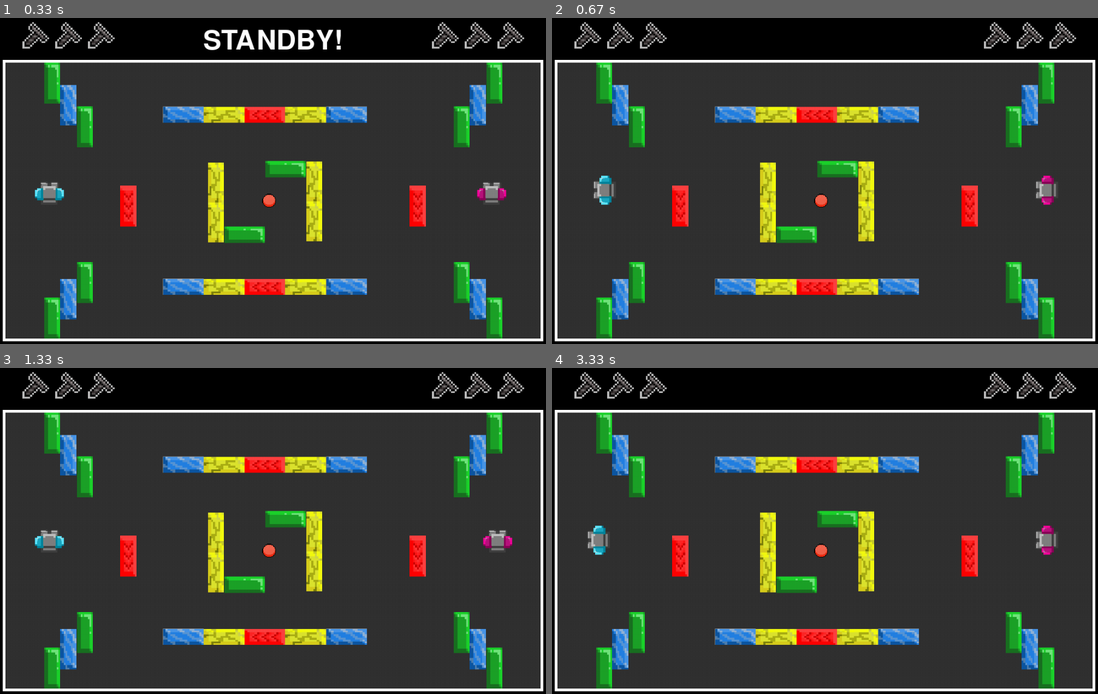
Above: before the commit, frames 1-4 (two rows, left to right).
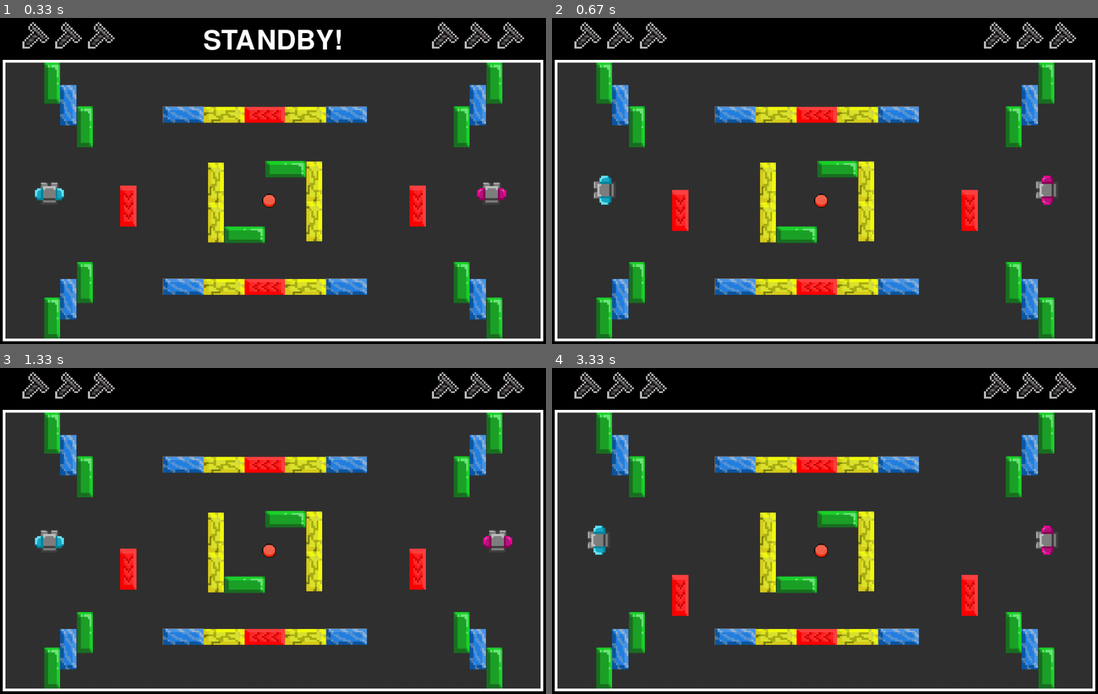
Above: after the commit, the same moments.

Repository: klissiadev/dodgebot_pygame
Game: pygame game, started from dodgebots-pygame.py
The game is run twice, just before and just after one commit, with the same random seed, the same clock (stepped at 60 frames per second) and the same inputs.
Inputs:
- Up to frame 1 (0.33 s): no input
- Up to frame 2 (0.67 s): tap Space at 0.33 s
- Up to frame 3 (1.33 s): hold Right 0.67-1.13 s; tap Space at 0.73, 1.03, 1.23 s; hold Up from 1.17 s (still down); hold W from 1.17 s (still down)
- Up to frame 4 (3.33 s): release Up at 1.47 s; release W at 1.47 s; hold Right 1.5-1.97 s; hold D 1.5-1.97 s; tap Space at 1.57, 1.87, 2.07, 2.37, 2.63, 2.97, 3.27 s; hold Left 2-2.53 s; hold A 2-2.53 s; hold Down 2.57-2.87 s; hold S 2.57-2.87 s; hold Left 2.9-3.3 s; hold A 2.9-3.3 s

Frame 1 is identical in both runs. In frame 2, 0.5% of the frame differs, in the area x 22-78%, y 51-66%; in frame 3, 0.7%; in frame 4, 1.5%, in the area x 22-78%, y 51-77%.

Commit message:
Ball bug fix and Chaotic block movement added

Diff:
--- a/dodgebots-pygame.py
+++ b/dodgebots-pygame.py
@@ -67,6 +67,16 @@
         self.x += self.speed_x
         self.y += self.speed_y
         self.rect.topleft = (self.x, self.y)
+
+        if self.x + BALL_WIDTH < BORDER_THICKNESS or self.x > FIELD_WIDTH or self.y + BALL_HEIGHT < SCREEN_HEIGHT - FIELD_HEIGHT or self.y  > SCREEN_HEIGHT - BORDER_THICKNESS:
+            self.x = (FIELD_WIDTH - BALL_WIDTH) // 2
+            self.y = 80 + (FIELD_HEIGHT - BALL_HEIGHT) // 2
+            self.rect.topleft = (self.x, self.y)
+            self.speed_x = 2
+            self.speed_y = 2
+            self.in_move = False
+            return
+
         if self.rect.left <= BORDER_THICKNESS or self.rect.right >= FIELD_WIDTH:
             self.speed_x *= -1
             block_sound.play()
@@ -242,11 +252,15 @@
                 player1_hit = False
                 player2_hit = False
 
+            for block in blocks:
+                if block.block_type == "vertical-chaotic":
+                    block.chaotic_move()
 
             if player1.life <= 0 or player2.life <= 0:
                 interval = True
                 player1 = pl.Player(60, FIELD_HEIGHT / 2 + 30, player1_controls, player1_image)
                 player2 = pl.Player(FIELD_WIDTH - 120, FIELD_HEIGHT / 2 + 30, player2_controls, player2_image)
+
 
 
     # Draw field
@@ -263,6 +277,7 @@
     for block in blocks:
         block.draw(screen)
 
+
     # update screen
     pygame.display.flip()
 
--- a/util/blocks.py
+++ b/util/blocks.py
@@ -30,6 +30,10 @@
         self.image = block_images[block_type]
         self.rect = self.image.get_rect(topleft = (x, y))
         self.block_type = block_type
+        self.touch_top = True
+        self.touch_bottom = False
+        self.x = x
+        self.y = y
 
     def draw(self, surface):
         surface.blit(self.image, self.rect.topleft)
@@ -51,6 +55,19 @@
             ball.speed_x = ball.speed_x * random_speed * random_direction_x
             ball.speed_y = ball.speed_y * random_speed * random_direction_y
 
+    def chaotic_move(self):
+        if self.touch_top:
+            self.y += 0.4
+            if self.y + 75 > SCREEN_HEIGHT:
+                self.touch_bottom = True
+                self.touch_top = False
+        if self.touch_bottom:
+            self.y -= 0.4
+            if self.y < SCREEN_HEIGHT - FIELD_HEIGHT:
+                self.touch_bottom = False
+                self.touch_top = True
+        self.rect.topleft = (self.x, self.y)
+
 
 def blocks_overlap(block1, block2):
     return block1.rect.colliderect(block2.rect)
